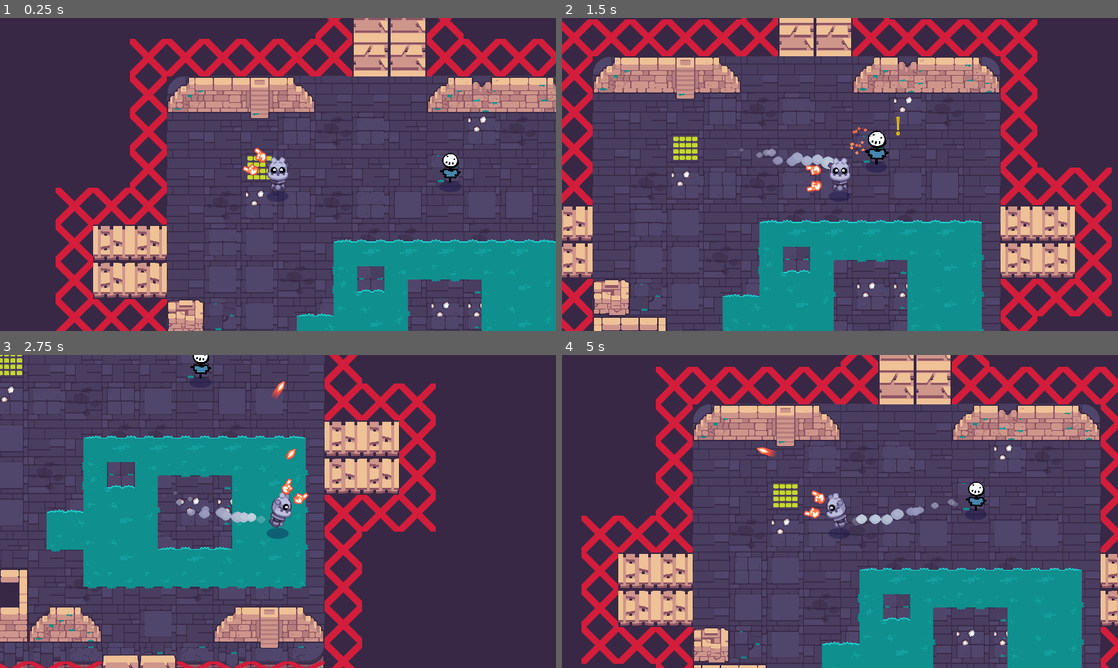
Above: before the commit, frames 1-4 (two rows, left to right).
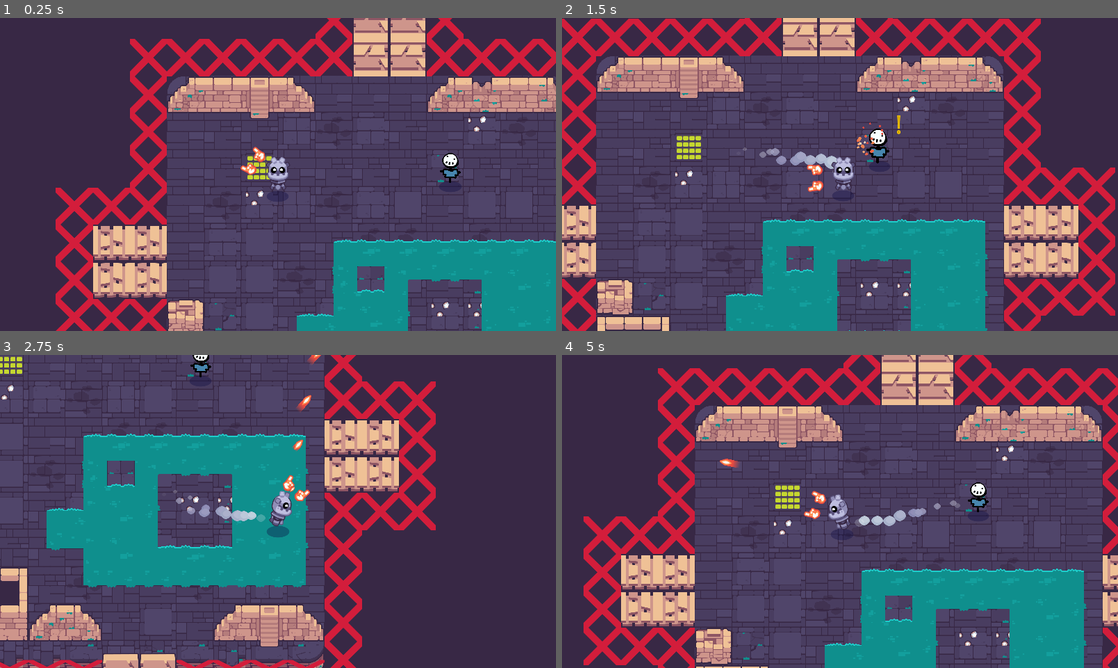
Above: after the commit, the same moments.

Repository: mkdv00/godot_roguelike_game
Game: Godot game, scene res://rooms/TestRoom.tscn
The game is run twice, just before and just after one commit, with the same random seed, the same clock (stepped at 60 frames per second) and the same inputs. The project has no main scene, so this scene is started directly. Sound files missing from this copy of the repository are replaced by a short silence.
Inputs (mouse positions are in pixels of both pictures, inside the frame that each line leads up to):
- Up to frame 1 (0.25 s): no input
- Up to frame 2 (1.5 s): tap Enter (ui_accept) at 0.5, 0.77, 0.8, 1.07, 1.35 s; move the mouse to (962, 158) at 0.52 s; press the mouse at (962, 158) at 0.53 s; hold D (move_right) 0.53-1.28 s; move the mouse to (728, 190) at 1.27 s; release the mouse at (728, 190) at 1.28 s; hold S (move_down) from 1.28 s (still down)
- Up to frame 3 (2.75 s): tap Enter (ui_accept) at 1.52, 1.82, 2.3 s; click (166, 527) at 1.55 s; move the mouse to (333, 442) at 2.02 s; release S (move_down) at 2.03 s; press the mouse at (333, 442) at 2.03 s; hold D (move_right) from 2.03 s (still down)
- Up to frame 4 (5 s): move the mouse to (812, 574) at 2.77 s; release D (move_right) at 2.78 s; release the mouse at (812, 574) at 2.78 s; hold W (move_up) 2.78-3.53 s; click (812, 574) at 2.85 s; tap Enter (ui_accept) at 3.02, 3.32, 4.52, 4.82 s; move the mouse to (1006, 558) at 3.52 s; hold Enter (ui_accept) 3.53-4.28 s; hold A (move_left) from 3.53 s (still down); move the mouse to (673, 464) at 4.27 s; click (673, 464) at 4.35 s

The runs differ from the first frame. In frame 1, 0.1% of the frame differs, in the area x 43-48%, y 41-51%; in frame 2, 22%, in the area x 0-100%, y 0-100%; in frame 3, 12%; in frame 4, 21%.

Commit message:
feat: add ice bullets and weapon, slow weapon and fast weapon

Diff:
--- /dev/null
+++ b/bullets/ice_fist/IceFist.gd
@@ -0,0 +1,14 @@
+extends Bullet
+
+onready var _animation_player: AnimationPlayer = $AnimationPlayer
+
+
+func _ready() -> void:
+	_animation_player.play("spawn")
+	_audio.connect("finished", get_tree(), "queue_free")
+
+
+func _destroy() -> void:
+	_disable()
+	_audio.play()
+	_animation_player.play("destroy")
--- /dev/null
+++ b/bullets/ice_fist/IceFist.tscn
@@ -0,0 +1,119 @@
+[gd_scene load_steps=9 format=2]
+
+[ext_resource path="res://bullets/ice_fist/IceFist.gd" type="Script" id=1]
+[ext_resource path="res://bullets/ice_fist/ice.png" type="Texture" id=2]
+[ext_resource path="res://bullets/ice_fist/hit_ice.wav" type="AudioStream" id=3]
+[ext_resource path="res://bullets/ice_fist/IceSplashParticles2D.tscn" type="PackedScene" id=4]
+
+[sub_resource type="CircleShape2D" id=1]
+radius = 26.0192
+
+[sub_resource type="Animation" id=2]
+length = 0.001
+tracks/0/type = "value"
+tracks/0/path = NodePath("Sprite:scale")
+tracks/0/interp = 1
+tracks/0/loop_wrap = true
+tracks/0/imported = false
+tracks/0/enabled = true
+tracks/0/keys = {
+"times": PoolRealArray( 0 ),
+"transitions": PoolRealArray( 1 ),
+"update": 0,
+"values": [ Vector2( 1, 1 ) ]
+}
+tracks/1/type = "value"
+tracks/1/path = NodePath("IceSplashParticles2D:emitting")
+tracks/1/interp = 1
+tracks/1/loop_wrap = true
+tracks/1/imported = false
+tracks/1/enabled = true
+tracks/1/keys = {
+"times": PoolRealArray( 0 ),
+"transitions": PoolRealArray( 1 ),
+"update": 0,
+"values": [ false ]
+}
+
+[sub_resource type="Animation" id=4]
+resource_name = "destroy"
+tracks/0/type = "value"
+tracks/0/path = NodePath("IceSplashParticles2D:emitting")
+tracks/0/interp = 1
+tracks/0/loop_wrap = true
+tracks/0/imported = false
+tracks/0/enabled = true
+tracks/0/keys = {
+"times": PoolRealArray( 0, 0.3 ),
+"transitions": PoolRealArray( 1, 1 ),
+"update": 1,
+"values": [ true, false ]
+}
+tracks/1/type = "value"
+tracks/1/path = NodePath("Sprite:scale")
+tracks/1/interp = 1
+tracks/1/loop_wrap = true
+tracks/1/imported = false
+tracks/1/enabled = true
+tracks/1/keys = {
+"times": PoolRealArray( 0, 0.1 ),
+"transitions": PoolRealArray( 1, 1 ),
+"update": 0,
+"values": [ Vector2( 1, 1 ), Vector2( 0, 0 ) ]
+}
+tracks/2/type = "method"
+tracks/2/path = NodePath(".")
+tracks/2/interp = 1
+tracks/2/loop_wrap = true
+tracks/2/imported = false
+tracks/2/enabled = true
+tracks/2/keys = {
+"times": PoolRealArray( 1 ),
+"transitions": PoolRealArray( 1 ),
+"values": [ {
+"args": [  ],
+"method": "queue_free"
+} ]
+}
+
+[sub_resource type="Animation" id=3]
+resource_name = "spawn"
+length = 0.1
+tracks/0/type = "value"
+tracks/0/path = NodePath("Sprite:scale")
+tracks/0/interp = 1
+tracks/0/loop_wrap = true
+tracks/0/imported = false
+tracks/0/enabled = true
+tracks/0/keys = {
+"times": PoolRealArray( 0, 0.1 ),
+"transitions": PoolRealArray( 1, 1 ),
+"update": 0,
+"values": [ Vector2( 0.5, 0.5 ), Vector2( 1, 1 ) ]
+}
+
+[node name="IceFist" type="Area2D"]
+collision_layer = 0
+collision_mask = 18
+script = ExtResource( 1 )
+speed = 500.0
+damage = 3
+
+[node name="Sprite" type="Sprite" parent="."]
+texture = ExtResource( 2 )
+
+[node name="CollisionShape2D" type="CollisionShape2D" parent="."]
+visible = false
+position = Vector2( 19, 0 )
+shape = SubResource( 1 )
+
+[node name="AnimationPlayer" type="AnimationPlayer" parent="."]
+anims/RESET = SubResource( 2 )
+anims/destroy = SubResource( 4 )
+anims/spawn = SubResource( 3 )
+
+[node name="IceSplashParticles2D" parent="." instance=ExtResource( 4 )]
+
+[node name="AudioStreamPlayer2D" type="AudioStreamPlayer2D" parent="."]
+stream = ExtResource( 3 )
+bus = "SFX"
--- /dev/null
+++ b/bullets/ice_fist/IceFistSlow.gd
@@ -0,0 +1,38 @@
+extends Bullet
+
+var time := 0.0
+var time_offset := 0.6
+var exponent := 13.0
+var max_speed := 2000
+
+onready var _animation_player: AnimationPlayer = $AnimationPlayer
+
+
+func _ready() -> void:
+	speed = 0.0
+	_animation_player.play("spawn")
+	_audio.connect("finished", get_tree(), "queue_free")
+
+
+func _destroy() -> void:
+	_disable()
+	_audio.play()
+	_animation_player.play("destroy")
+
+
+func _accelerate_speed(delta: float) -> void:
+	time += delta
+	speed = max_speed * pow(time + time_offset, exponent)
+	speed = min(speed, max_speed)
+
+
+func _move(delta: float) -> void:
+	_accelerate_speed(delta)
+	var distance := speed * delta
+	var motion := transform.x * speed * delta
+
+	position += motion
+
+	_travelled_distance += distance
+	if _travelled_distance > max_range:
+		_destroy()
--- /dev/null
+++ b/bullets/ice_fist/IceFistSlow.tscn
@@ -0,0 +1,9 @@
+[gd_scene load_steps=3 format=2]
+
+[ext_resource path="res://bullets/ice_fist/IceFist.tscn" type="PackedScene" id=1]
+[ext_resource path="res://bullets/ice_fist/IceFistSlow.gd" type="Script" id=2]
+
+[node name="IceFistSlow" instance=ExtResource( 1 )]
+script = ExtResource( 2 )
+speed = 750.0
+damage = 4
--- a/project.godot
+++ b/project.godot
@@ -53,6 +53,11 @@
 "class": "SpellBasicFire",
 "language": "GDScript",
 "path": "res://spells/fire_basic/SpellBasicFire.gd"
+}, {
+"base": "Spell",
+"class": "SpellBasicIce",
+"language": "GDScript",
+"path": "res://spells/ice_punch/IceSpell.gd"
 }, {
 "base": "Area2D",
 "class": "SpellHolder",
@@ -79,6 +84,7 @@
 "ShakingCamera2D": "",
 "Spell": "",
 "SpellBasicFire": "",
+"SpellBasicIce": "",
 "SpellHolder": "",
 "Teleporter": "",
 "UIHealthBar": ""
--- a/robot/Robot.gd
+++ b/robot/Robot.gd
@@ -39,6 +39,11 @@
 	_death_audio.connect("finished", get_tree(), "change_scene", ["res://interface/GameOver.tscn"])
 
 
+func _input(event: InputEvent) -> void:
+	if event.is_action_pressed("ui_accept"):
+		_camera.shake_intensity += .6
+
+
 # This is the same steering movement code you used since the start of the
 # course.
 func _physics_process(_delta: float) -> void:
@@ -63,13 +68,13 @@
 
 # Called by enemy bullets when they hit the robot.
 func take_damage(amount: int) -> void:
-	if health <= 0:
+	if health == 0:
 		return
 
 	set_health(health - amount)
 	# If the health is lower or equal to zero, we're dead, so we disable
 	# movement.
-	if health <= 0:
+	if health == 0:
 		_disable()
 		# We play the death animation and sound too.
 		_skin.die()
--- a/robot/Robot.tscn
+++ b/robot/Robot.tscn
@@ -8,7 +8,7 @@
 [ext_resource path="res://robot/Robot.gd" type="Script" id=6]
 [ext_resource path="res://props/shadow/Shadow.tscn" type="PackedScene" id=7]
 [ext_resource path="res://robot/death_03.wav" type="AudioStream" id=8]
-[ext_resource path="res://spells/fire_basic/SpellBasicFire.tscn" type="PackedScene" id=16]
+[ext_resource path="res://spells/fire_basic/SpellFireFast.tscn" type="PackedScene" id=9]
 [ext_resource path="res://robot/smoke.png" type="Texture" id=17]
 
 [sub_resource type="Animation" id=5]
@@ -313,7 +313,7 @@
 collision_mask = 0
 monitoring = false
 script = ExtResource( 3 )
-spell_scene = ExtResource( 16 )
+spell_scene = ExtResource( 9 )
 
 [node name="SpellSpawningPoint" type="Position2D" parent="SpellHolder"]
 position = Vector2( 77, 0 )
--- /dev/null
+++ b/spells/fire_basic/SpellFireFast.gd
@@ -0,0 +1,32 @@
+extends Spell
+
+var is_can_shoot := true
+
+onready var _shooting_timer: Timer = $ShootingTimer
+onready var _reload_timer: Timer = $ReloadTimer
+
+
+func _ready() -> void:
+	_shooting_timer.connect("timeout", self, "_on_ShootineTimer_timeout")
+	_reload_timer.connect("timeout", self, "_on_ReloadTimer_timeout")
+
+
+func _unhandled_input(event: InputEvent) -> void:
+	if event.is_action_pressed("shoot"):
+		_shooting_timer.start()
+	elif event.is_action_released("shoot"):
+		_reload_timer.start()
+
+
+func _physics_process(delta: float) -> void:
+	if Input.is_action_pressed("shoot") and _cooldown_timer.is_stopped() and is_can_shoot:
+		_cooldown_timer.start()
+		shoot()
+
+
+func _on_ShootineTimer_timeout() -> void:
+	is_can_shoot = false
+
+
+func _on_ReloadTimer_timeout() -> void:
+	is_can_shoot = true
--- /dev/null
+++ b/spells/fire_basic/SpellFireFast.tscn
@@ -0,0 +1,25 @@
+[gd_scene load_steps=5 format=2]
+
+[ext_resource path="res://spells/Spell.tscn" type="PackedScene" id=1]
+[ext_resource path="res://spells/fire_spray/shoot_fire.wav" type="AudioStream" id=2]
+[ext_resource path="res://spells/fire_basic/SpellFireFast.gd" type="Script" id=3]
+[ext_resource path="res://bullets/fire_ball/Fireball.tscn" type="PackedScene" id=4]
+
+[node name="SpellFireFast" instance=ExtResource( 1 )]
+script = ExtResource( 3 )
+bullet_scene = ExtResource( 4 )
+max_bullet_speed = 1200.0
+fire_rate = 6.0
+
+[node name="AudioStreamPlayer2D" parent="." index="0"]
+stream = ExtResource( 2 )
+
+[node name="CoolDownTimer" parent="." index="3"]
+wait_time = 0.2
+
+[node name="ShootingTimer" type="Timer" parent="." index="4"]
+wait_time = 3.0
+one_shot = true
+
+[node name="ReloadTimer" type="Timer" parent="." index="5"]
+one_shot = true
--- /dev/null
+++ b/spells/ice_punch/IceSpell.gd
@@ -0,0 +1,8 @@
+class_name SpellBasicIce
+extends Spell
+
+
+func _unhandled_input(event: InputEvent) -> void:
+	if event.is_action_pressed("shoot") and _cooldown_timer.is_stopped():
+		_cooldown_timer.start()
+		shoot()
--- /dev/null
+++ b/spells/ice_punch/IceSpell.tscn
@@ -0,0 +1,25 @@
+[gd_scene load_steps=6 format=2]
+
+[ext_resource path="res://spells/fire_basic/SpellBasicFire.tscn" type="PackedScene" id=1]
+[ext_resource path="res://spells/ice_punch/IceSpell.gd" type="Script" id=2]
+[ext_resource path="res://spells/ice_punch/hand_ice.png" type="Texture" id=3]
+[ext_resource path="res://spells/ice_punch/shoot_ice.wav" type="AudioStream" id=4]
+[ext_resource path="res://bullets/ice_fist/IceFistSlow.tscn" type="PackedScene" id=5]
+
+[node name="SpellIce" instance=ExtResource( 1 )]
+script = ExtResource( 2 )
+bullet_scene = ExtResource( 5 )
+max_range = 2000.0
+fire_rate = 3.0
+
+[node name="AudioStreamPlayer2D" parent="." index="0"]
+stream = ExtResource( 4 )
+
+[node name="HandLeft" parent="." index="1"]
+texture = ExtResource( 3 )
+
+[node name="HandRight" parent="." index="2"]
+texture = ExtResource( 3 )
+
+[node name="CoolDownTimer" parent="." index="3"]
+wait_time = 3.0
Not shown, added: spells/fire_basic/reload.wav.import
Not shown, added: spells/fire_basic/reload.wav
